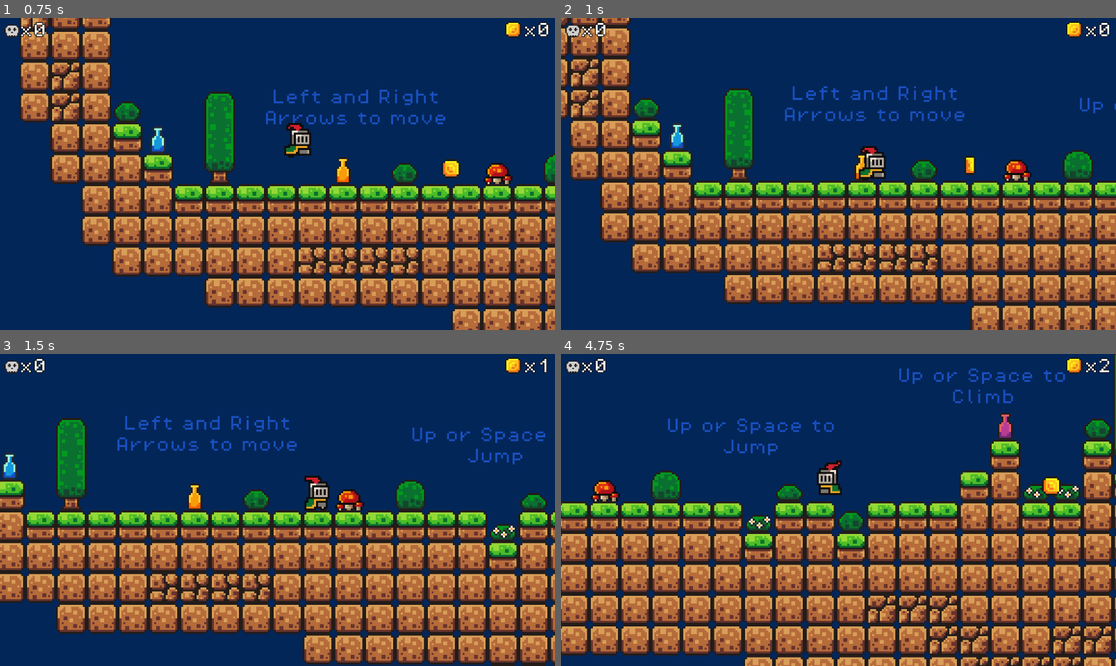
Above: before the commit, frames 1-4 (two rows, left to right).
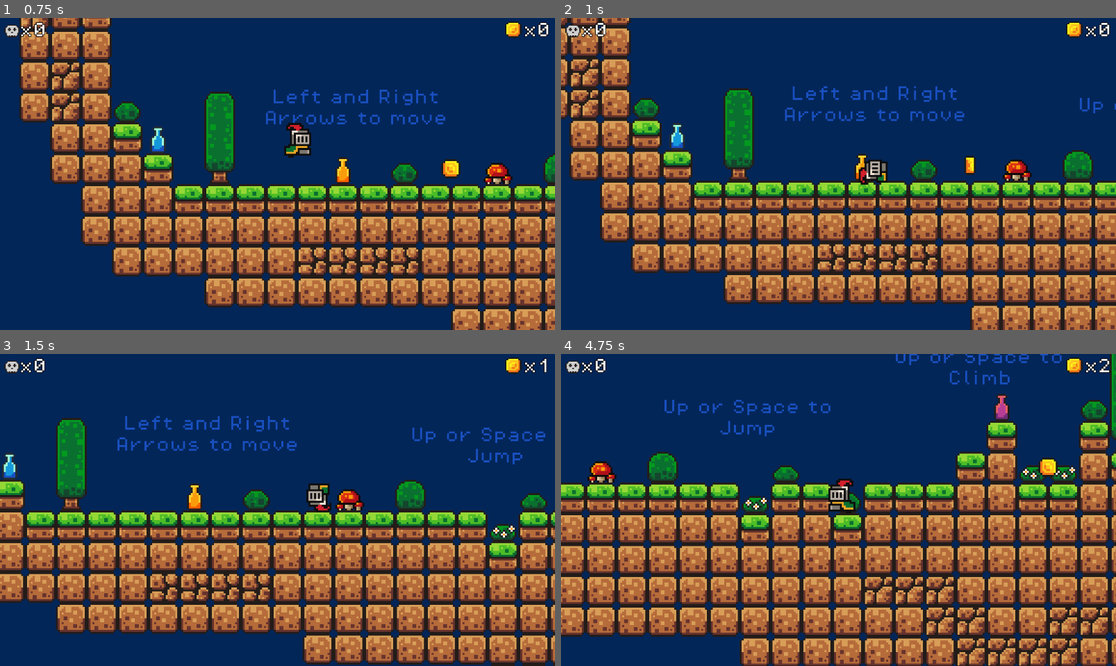
Above: after the commit, the same moments.

Repository: bdonet/FirstGameGodot
Game: Godot game, scene res://Scenes/game.tscn
Same seed, same stepped clock (60 frames per second), same inputs: the game is played once before the commit and once after it.
Inputs:
- Up to frame 1 (0.75 s): hold Right (move_right) from 0.53 s (still down); tap Space (climb) at 0.6 s
- Up to frame 2 (1 s): keep holding Right (move_right); tap Down (roll, bound only after the commit) at 0.8 s
- Up to frame 3 (1.5 s): keep holding Right (move_right); tap Down (roll, bound only after the commit) at 1.35 s
- Up to frame 4 (4.75 s): tap Space (climb) at 1.55, 2.1, 3.05, 3.6, 4.55 s; release Right (move_right) at 2.03 s; hold Left (move_left) 2.03-2.78 s; tap Down (roll, bound only after the commit) at 2.3, 2.85, 3.8, 4.35 s; hold Right (move_right) 2.78-4.28 s; hold Left (move_left) from 4.28 s (still down)

Frame 1 is identical in both runs. In frame 2, 0.4% of the frame differs, in the area x 53-59%, y 40-54%; in frame 3, 0.4%; in frame 4, 55%, in the area x 0-100%, y 0-100%.

Commit message:
Added roll movement to avoid enemies

Diff:
--- a/Scenes/player.tscn
+++ b/Scenes/player.tscn
@@ -64,6 +64,26 @@
 atlas = ExtResource("1_bgorp")
 region = Rect2(0, 64, 32, 32)
 
+[sub_resource type="AtlasTexture" id="AtlasTexture_ohrjo"]
+atlas = ExtResource("1_bgorp")
+region = Rect2(64, 224, 32, 32)
+
+[sub_resource type="AtlasTexture" id="AtlasTexture_soe4v"]
+atlas = ExtResource("1_bgorp")
+region = Rect2(96, 224, 32, 32)
+
+[sub_resource type="AtlasTexture" id="AtlasTexture_kxhpq"]
+atlas = ExtResource("1_bgorp")
+region = Rect2(128, 224, 32, 32)
+
+[sub_resource type="AtlasTexture" id="AtlasTexture_20w12"]
+atlas = ExtResource("1_bgorp")
+region = Rect2(160, 224, 32, 32)
+
+[sub_resource type="AtlasTexture" id="AtlasTexture_fsmhb"]
+atlas = ExtResource("1_bgorp")
+region = Rect2(224, 224, 32, 32)
+
 [sub_resource type="AtlasTexture" id="AtlasTexture_33uaj"]
 atlas = ExtResource("1_bgorp")
 region = Rect2(0, 128, 32, 32)
@@ -199,6 +219,26 @@
 "loop": true,
 "name": &"jump",
 "speed": 5.0
+}, {
+"frames": [{
+"duration": 1.0,
+"texture": SubResource("AtlasTexture_ohrjo")
+}, {
+"duration": 1.0,
+"texture": SubResource("AtlasTexture_soe4v")
+}, {
+"duration": 1.0,
+"texture": SubResource("AtlasTexture_kxhpq")
+}, {
+"duration": 1.0,
+"texture": SubResource("AtlasTexture_20w12")
+}, {
+"duration": 1.0,
+"texture": SubResource("AtlasTexture_fsmhb")
+}],
+"loop": false,
+"name": &"roll",
+"speed": 17.0
 }, {
 "frames": [{
 "duration": 1.0,
@@ -266,8 +306,10 @@
 [node name="AnimatedSprite2D" type="AnimatedSprite2D" parent="."]
 position = Vector2(0, -12)
 sprite_frames = SubResource("SpriteFrames_m20om")
-animation = &"climb_high"
+animation = &"roll"
 autoplay = "idle"
+frame = 4
+frame_progress = 1.0
 
 [node name="CollisionShape2D" type="CollisionShape2D" parent="."]
 position = Vector2(0, -7)
@@ -295,5 +337,6 @@
 one_shot = true
 
 [connection signal="ready" from="." to="." method="_on_ready"]
+[connection signal="animation_finished" from="AnimatedSprite2D" to="." method="_on_animated_sprite_2d_animation_finished"]
 [connection signal="timeout" from="JumpSaveTimer" to="." method="_on_jump_save_timer_timeout"]
 [connection signal="timeout" from="ClimbSaveTimer" to="." method="_on_climb_save_timer_timeout"]
--- a/Scripts/game_manager.gd
+++ b/Scripts/game_manager.gd
@@ -40,7 +40,7 @@
 	add_point()
 
 func _on_player_died():
-	if (!player.is_dead):
+	if (!player.is_invincible):
 		# Wait a bit for a death scene
 		Engine.time_scale = 0.5
 		death_timer.start()
--- a/Scripts/player.gd
+++ b/Scripts/player.gd
@@ -6,9 +6,12 @@
 const HIGH_CLIMB_VELOCITY = -320.0
 
 var is_dead = false
+var is_invincible = false
+var is_rolling = false
 var jump_saved = false
 var climb_saved = false
 var can_move = true
+var rolling_direction
 var start_position
 
 # Get the gravity from the project settings to be synced with RigidBody nodes.
@@ -32,11 +35,13 @@
 func kill():
 	can_move = false
 	is_dead = true
+	is_invincible = true
 	animated_sprite.play("death")
 
 func revive():
 	can_move = true
 	is_dead = false
+	is_invincible = false
 	position = start_position
 
 func save_checkpoint(checkpoint_position):
@@ -52,7 +57,7 @@
 		velocity.x = 0
 
 		# Play animations
-		if not is_dead:
+		if not is_dead and not is_rolling:
 			if is_on_floor():
 				animated_sprite.play("idle")
 			else:
@@ -61,69 +66,83 @@
 		# Get the direction of movement. Can be -1, 0, or 1
 		var direction = Input.get_axis("move_left", "move_right")
 
-		# Play animations
-		if is_on_floor():
-			if direction == 0:
-				animated_sprite.play("idle")
-			else:
-				animated_sprite.play("run")
+		if not is_rolling:
+			# Play animations
+			if is_on_floor():
+				if direction == 0:
+					animated_sprite.play("idle")
+				else:
+					animated_sprite.play("run")
 
-		# Handle jump.
-		if (Input.is_action_just_pressed("jump") or jump_saved) and (is_on_floor() or (coyote_ray_cast.is_colliding())):
-			velocity.y = JUMP_VELOCITY
-			animated_sprite.play("jump")
-			print("Jumped")
-			jump_saved = false
-			climb_saved = false
+			# Handle jump.
+			if (Input.is_action_just_pressed("jump") or jump_saved) and (is_on_floor() or (coyote_ray_cast.is_colliding())):
+				velocity.y = JUMP_VELOCITY
+				animated_sprite.play("jump")
+				print("Jumped")
+				jump_saved = false
+				climb_saved = false
 
-		# Handle jump just before hitting ground
-		if Input.is_action_just_pressed("jump") and !is_on_floor() and velocity.y > 0:
-			jump_saved = true
-			print("jump saved")
-			jump_save_timer.start()
+			# Handle jump just before hitting ground
+			if Input.is_action_just_pressed("jump") and !is_on_floor() and velocity.y > 0:
+				jump_saved = true
+				print("jump saved")
+				jump_save_timer.start()
 
-		# Handle climb
-		if Input.is_action_just_pressed("climb") or climb_saved:
-			var climbType = GetClimbType()
-			if climbType == ClimbType.Low:
-				velocity.y = LOW_CLIMB_VELOCITY
+			# Handle climb
+			if Input.is_action_just_pressed("climb") or climb_saved:
+				var climbType = GetClimbType()
+				if climbType == ClimbType.Low:
+					velocity.y = LOW_CLIMB_VELOCITY
+					climb_saved = false
+					jump_saved = false
+					animated_sprite.play("climb_low")
+					print("Climbed low")
+				elif climbType == ClimbType.High:
+					velocity.y = HIGH_CLIMB_VELOCITY
+					climb_saved = false
+					jump_saved = false
+					animated_sprite.play("climb_high")
+					print("Climbed high")
+
+			# Handle climb just before valid climbing
+			if Input.is_action_just_pressed("climb") and !is_on_floor() and (GetClimbType() == ClimbType.None):
+				climb_saved = true
+				print("climb saved")
+				climb_save_timer.start()
+
+			# Reset climb saving when on ground
+			if is_on_floor():
 				climb_saved = false
-				jump_saved = false
-				animated_sprite.play("climb_low")
-				print("Climbed low")
-			elif climbType == ClimbType.High:
-				velocity.y = HIGH_CLIMB_VELOCITY
-				climb_saved = false
-				jump_saved = false
-				animated_sprite.play("climb_high")
-				print("Climbed high")
 
-		# Handle climb just before valid climbing
-		if Input.is_action_just_pressed("climb") and !is_on_floor() and (GetClimbType() == ClimbType.None):
-			climb_saved = true
-			print("climb saved")
-			climb_save_timer.start()
+			if Input.is_action_just_pressed("roll"):
+				is_invincible = true
+				is_rolling = true
 
-		# Reset climb saving when on ground
-		if is_on_floor():
-			climb_saved = false
+				if animated_sprite.flip_h:
+					rolling_direction = -1
+				else:
+					rolling_direction = 1
 
-		# Flip the sprites and movement objects to face the current direction
-		if direction > 0:
-			animated_sprite.flip_h = false
-			coyote_ray_cast.target_position.x = -abs(coyote_ray_cast.target_position.x)
-			area_level_1.position.x = abs(area_level_1.position.x)
-			area_level_2.position.x = abs(area_level_2.position.x)
-			area_level_3.position.x = abs(area_level_3.position.x)
-		elif direction < 0:
-			animated_sprite.flip_h = true
-			coyote_ray_cast.target_position.x = abs(coyote_ray_cast.target_position.x)
-			area_level_1.position.x = -abs(area_level_1.position.x)
-			area_level_2.position.x = -abs(area_level_2.position.x)
-			area_level_3.position.x = -abs(area_level_3.position.x)
+				animated_sprite.play("roll")
+
+			# Flip the sprites and movement objects to face the current direction
+			if direction > 0:
+				animated_sprite.flip_h = false
+				coyote_ray_cast.target_position.x = -abs(coyote_ray_cast.target_position.x)
+				area_level_1.position.x = abs(area_level_1.position.x)
+				area_level_2.position.x = abs(area_level_2.position.x)
+				area_level_3.position.x = abs(area_level_3.position.x)
+			elif direction < 0:
+				animated_sprite.flip_h = true
+				coyote_ray_cast.target_position.x = abs(coyote_ray_cast.target_position.x)
+				area_level_1.position.x = -abs(area_level_1.position.x)
+				area_level_2.position.x = -abs(area_level_2.position.x)
+				area_level_3.position.x = -abs(area_level_3.position.x)
 
 		# Move the player
-		if direction:
+		if is_rolling:
+			velocity.x = move_toward(velocity.x, rolling_direction * SPEED, SPEED * delta * 9)
+		elif direction:
 			velocity.x = move_toward(velocity.x, direction * SPEED, SPEED * delta * 9)
 		else:
 			velocity.x = move_toward(velocity.x, 0, SPEED * delta * 8)
@@ -154,3 +173,9 @@
 func _on_climb_save_timer_timeout():
 	climb_saved = false
 	print("Climb expired")
+
+
+func _on_animated_sprite_2d_animation_finished():
+	if is_rolling:
+		is_invincible = false
+		is_rolling = false
--- a/project.godot
+++ b/project.godot
@@ -51,6 +51,12 @@
 , Object(InputEventKey,"resource_local_to_scene":false,"resource_name":"","device":-1,"window_id":0,"alt_pressed":false,"shift_pressed":false,"ctrl_pressed":false,"meta_pressed":false,"pressed":false,"keycode":0,"physical_keycode":4194320,"key_label":0,"unicode":0,"echo":false,"script":null)
 ]
 }
+roll={
+"deadzone": 0.5,
+"events": [Object(InputEventKey,"resource_local_to_scene":false,"resource_name":"","device":-1,"window_id":0,"alt_pressed":false,"shift_pressed":false,"ctrl_pressed":false,"meta_pressed":false,"pressed":false,"keycode":0,"physical_keycode":4194322,"key_label":0,"unicode":0,"echo":false,"script":null)
+, Object(InputEventKey,"resource_local_to_scene":false,"resource_name":"","device":-1,"window_id":0,"alt_pressed":false,"shift_pressed":false,"ctrl_pressed":false,"meta_pressed":false,"pressed":false,"keycode":0,"physical_keycode":83,"key_label":0,"unicode":115,"echo":false,"script":null)
+]
+}
 
 [layer_names]
 
Not shown: 1 places in Scenes/player.tscn that only renumber resources
